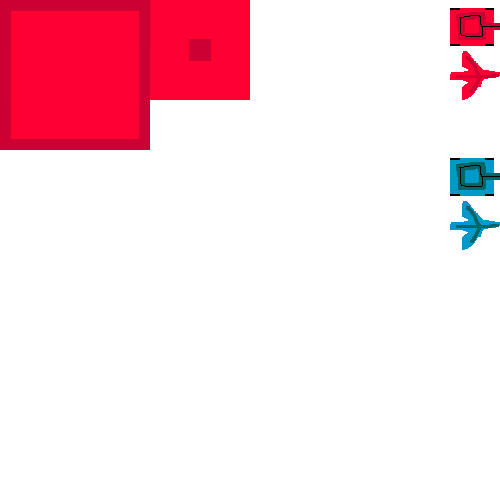
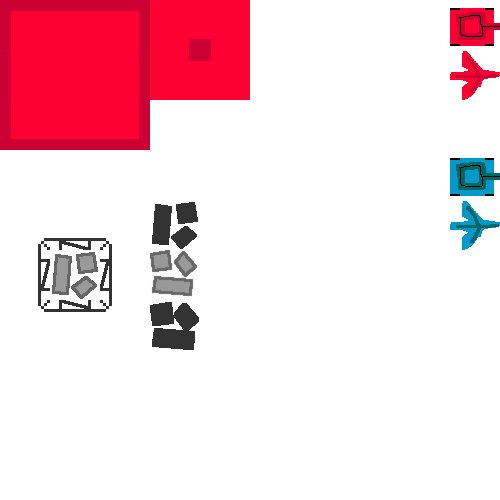
Layers edited between the first and the second (500, 500) image:
painted on "Background" over [38, 202, 199, 350]
